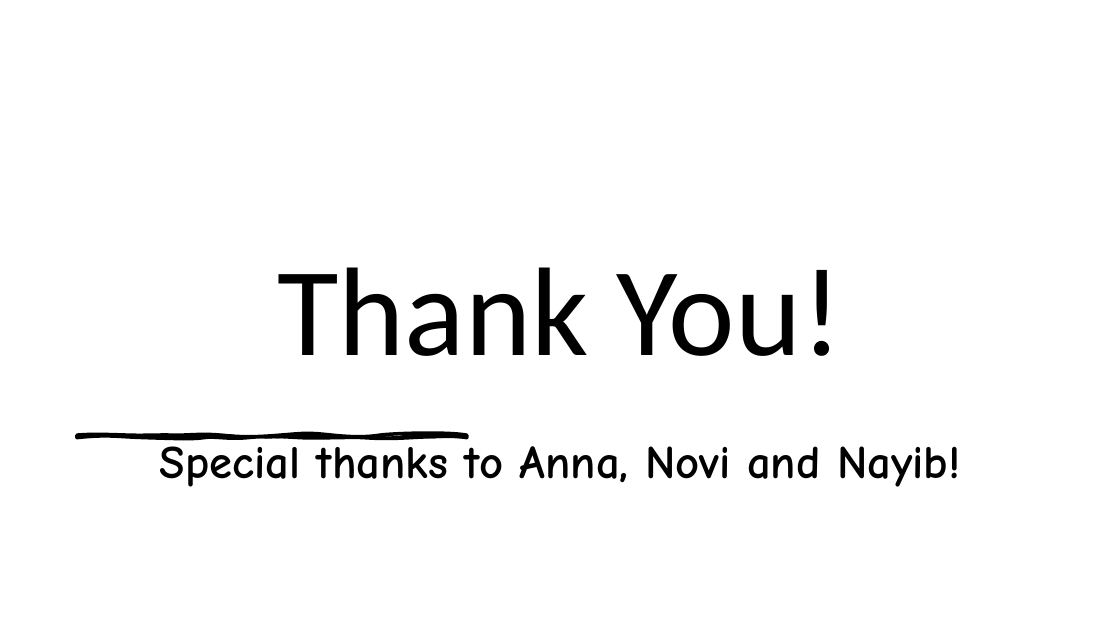
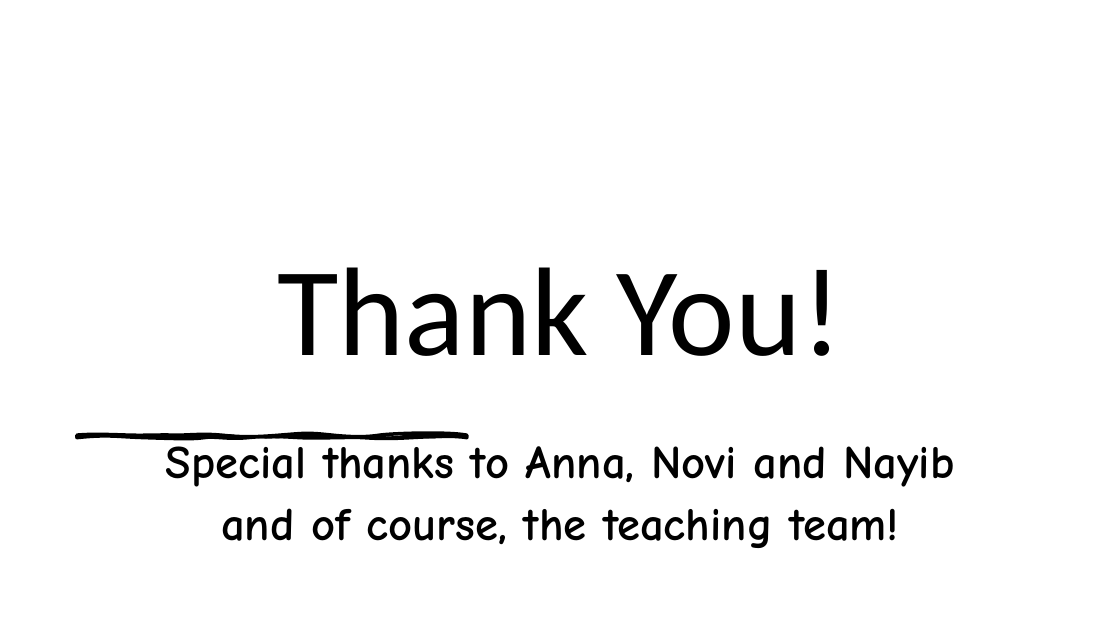
Before and after one commit to flacolaco/final_project, a slide deck: slide 8 of presentation.pptx. Drawn at 1120x630 pixels with LibreOffice and Linux fonts; fonts in the diff are those of the drawing; background and template pictures are left out. Boxes give left, top, right and bottom in pixels: in the first picture for what was removed or moved away, otherwise in the second. Text is boxed around its words. In the diff, an @@ line names an element or a change of style, - is before the commit and + after.

Commit message:
updated presentation

```diff
--- a/presentation.pptx
+++ b/presentation.pptx
@@ subtitle at (166, 438, 954, 548): text changed @@
-Special thanks to Anna, Novi and Nayib!
+Special thanks to Anna, Novi and Nayib and of course, the teaching team!
```
Also in this commit, not shown: 4 other slides changed, 2 slides added, 1 slide removed.
